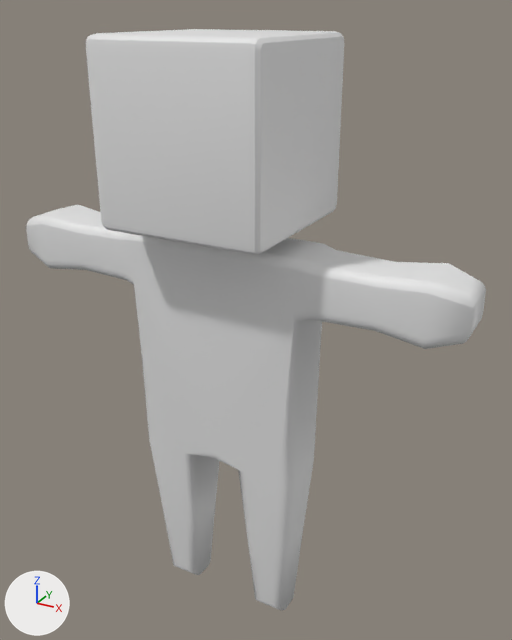
One commit to the FBX model models/IllHoon.FBX: the scene before it, then after it.
Rendered twice from a 50 mm lens placed at (3.99, -6.85, 7.5), pointed at (0.06, 0.3, 3.92). Lighting does not change. The marker at lower left points along +X, +Y and +Z. Where no turn or scale is listed for an object, it has been applied to the vertices. Vertices at the same position are counted once.

Names of what the first picture shows: 'Body', 'Head'.
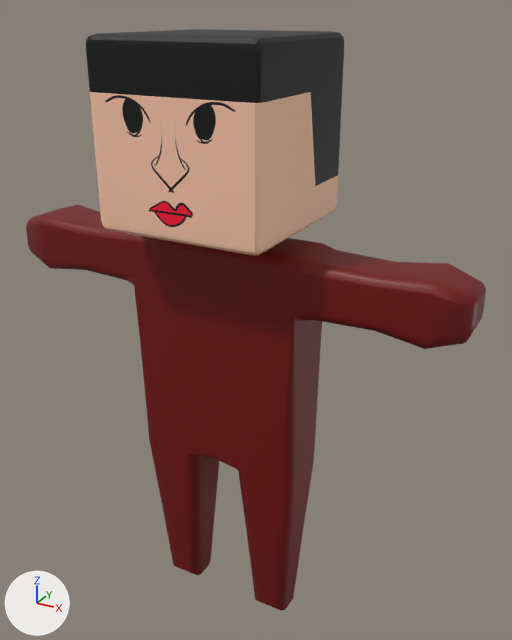
The newer file is also turned or shifted as a whole; pictures and numbers use the older file's frame.

What the commit changed:
Picture 'KakaoTalk_Photo_2017-11-14-16-53-44.png' (img_kakaotalk_photo_2017_11_14_16_53_44_png) is new.
Material 'lambert6' (mat_lambert6) is new.
Its base color is (0.171, 0.0, 0.0) (dark red #730000).
Material 'lambert4' (mat_lambert4) is new.
Its base color is (1.0, 0.602, 0.407) (beige #ffccab).
Material 'lambert3' (mat_lambert3) is new.
Its base color is (0.0, 0.0, 0.0) (black #000000).
Material 'lambert2' (mat_lambert2) is new.
Its texture is img_kakaotalk_photo_2017_11_14_16_53_44_png (with its transparency).
me_mesh is used by ob_head; location (-0.2, 0.0, 5.24).
me_mesh had 104 vertices, 114 faces and spanned x -1.02..1.02, y -1.02..1.02, z 0.0..2.03.
me_mesh now has 182 vertices, 186 faces and spans x -1.02..1.02, y -1.02..1.02, z 0.0..2.03.
Part 1, on me_mesh:
3 vertices are removed from x -1.02..1.02, y -0.9..0.9, z 0.12.
33 faces are deleted.
13 vertices are added at x -1.02..1.02, y -1.02..1.02, z 0.11..1.48.
16 new vertices lie (0.0, 0.0, -0.43) away from vertices in x -1.02..1.02, y -1.02..1.02, z 1.91.
17 new vertices lie (0.0, -0.32, 0.0) away from vertices in x -1.02..1.02, y 0.9, z 0.0..2.03.
18 new vertices lie (0.0, 0.0, -1.02) away from vertices in x -1.02..1.02, y -1.02..1.02, z 1.48.
17 new vertices lie (0.0, -0.5, 0.0) away from vertices in x -1.02..1.02, y 0.58, z 0.0..2.03.
51 new faces join them, mat_lambert4 (beige #ffccab).
52 new faces join them, mat_lambert3 (black #000000).
2 new faces join them, mat_lambert2 (picture img_kakaotalk_photo_2017_11_14_16_53_44_png).
me_mesh part 2: 39 faces spanning x -1.02..1.0, y -1.02..1.02, z 0.0..0.11 switch from no material to mat_lambert4 (beige #ffccab).
me_mesh part 3: 42 faces spanning x -1.02..1.02, y -1.02..1.02, z 1.91..2.03 switch from no material to mat_lambert3 (black #000000).
me_mesh now uses material mat_lambert2 (picture img_kakaotalk_photo_2017_11_14_16_53_44_png).
me_mesh_001 has 584 vertices, 1164 faces and spans x -2.94..2.94, y -0.41..0.41, z -2.3..2.92.
me_mesh_001 now uses material mat_lambert6 (dark red #730000).

Boxes [x1, y1, x2, y2] around the edits, measured in the pictures (512 x 640 px):
'Body', recoloured (grey to red): [26, 205, 486, 611] in both
part 1 of me_mesh, built on: [86, 29, 344, 253] in both
part 2 of me_mesh, recoloured (grey to beige): [102, 221, 262, 255] in both
part 3 of me_mesh, recoloured (white to grey): [86, 34, 344, 51] in both
